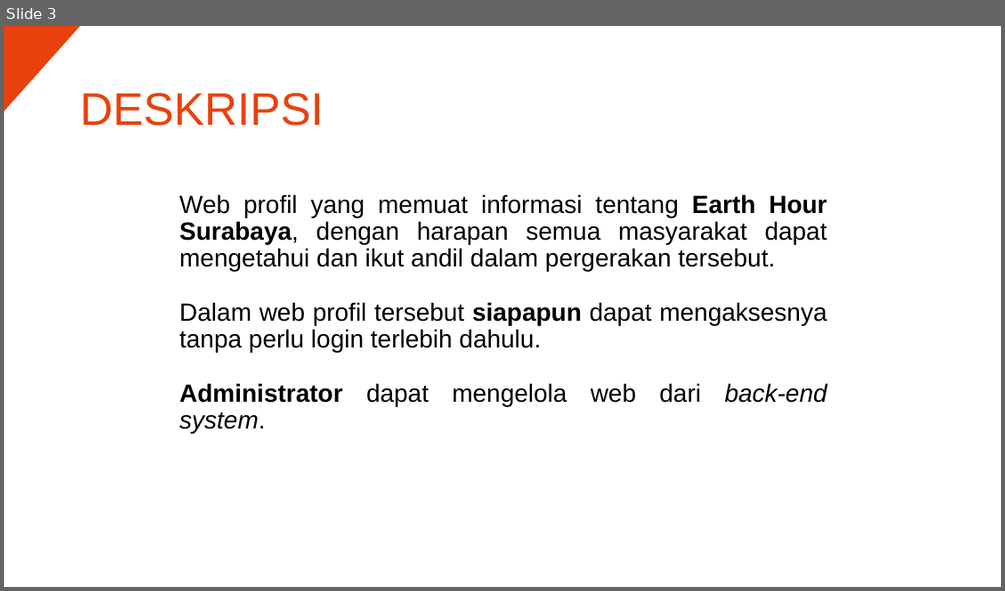
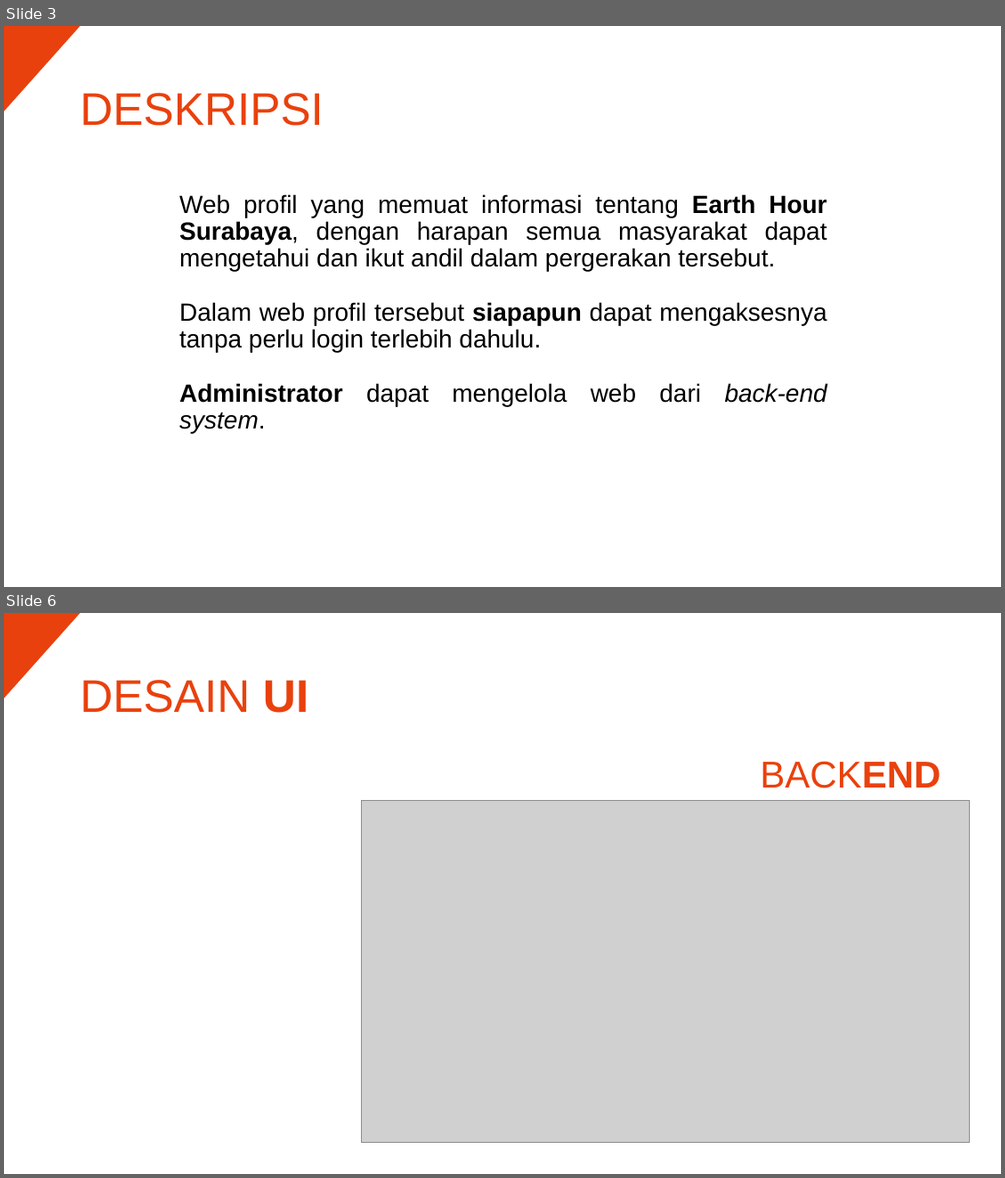
Before and after one commit to adtbo/EHSurabaya, a slide deck: MELAYANG.pptx. Shown one above the other, each under a label of ours: slide 3 before the commit, slides 3 and 6 after it; the slides between them are not shown. The pictures are 1005x591 and 1005x1178 pixels, drawn with LibreOffice and Linux fonts; fonts in the diff are those of the drawing; grey boxes stand for pictures. Boxes give left, top, right and bottom in pixels: in the first picture for what was removed or moved away, otherwise in the second. Text is boxed around its words. In the diff, an @@ line names an element or a change of style, - is before the commit and + after.

```diff
--- a/MELAYANG.pptx
+++ b/MELAYANG.pptx
@@ slide 6 added at (4, 613, 1001, 1174), background #FFFFFF @@
@@ triangle added at (4, 613, 81, 699), fill #E9410D @@
@@ title added at (80, 680, 308, 713), 44 pt, text #E9410D @@
+DESAIN UI
@@ text added at (760, 761, 940, 788), 36 pt, text #E9410D @@
+BACKEND
@@ picture added at (362, 801, 970, 1143) @@
```
Also in this commit, not shown: 1 slide changed, 5 other slides added, 1 slide removed, 4 other files.
